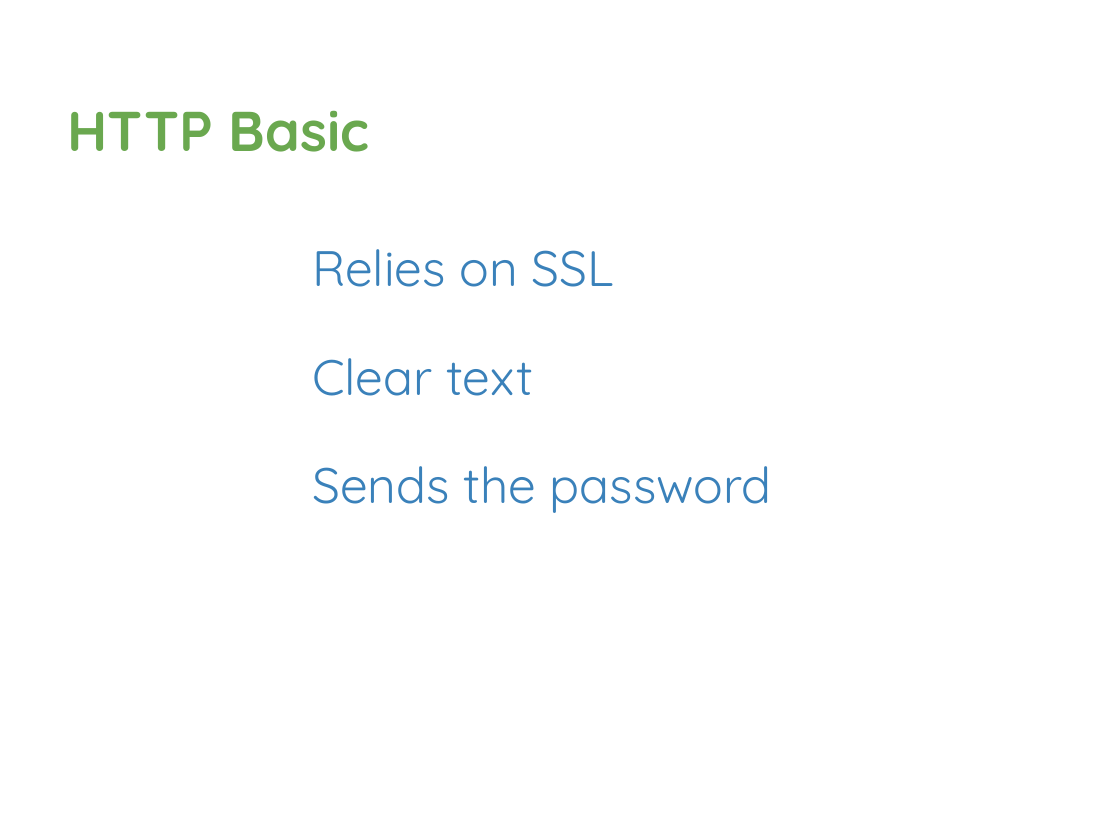
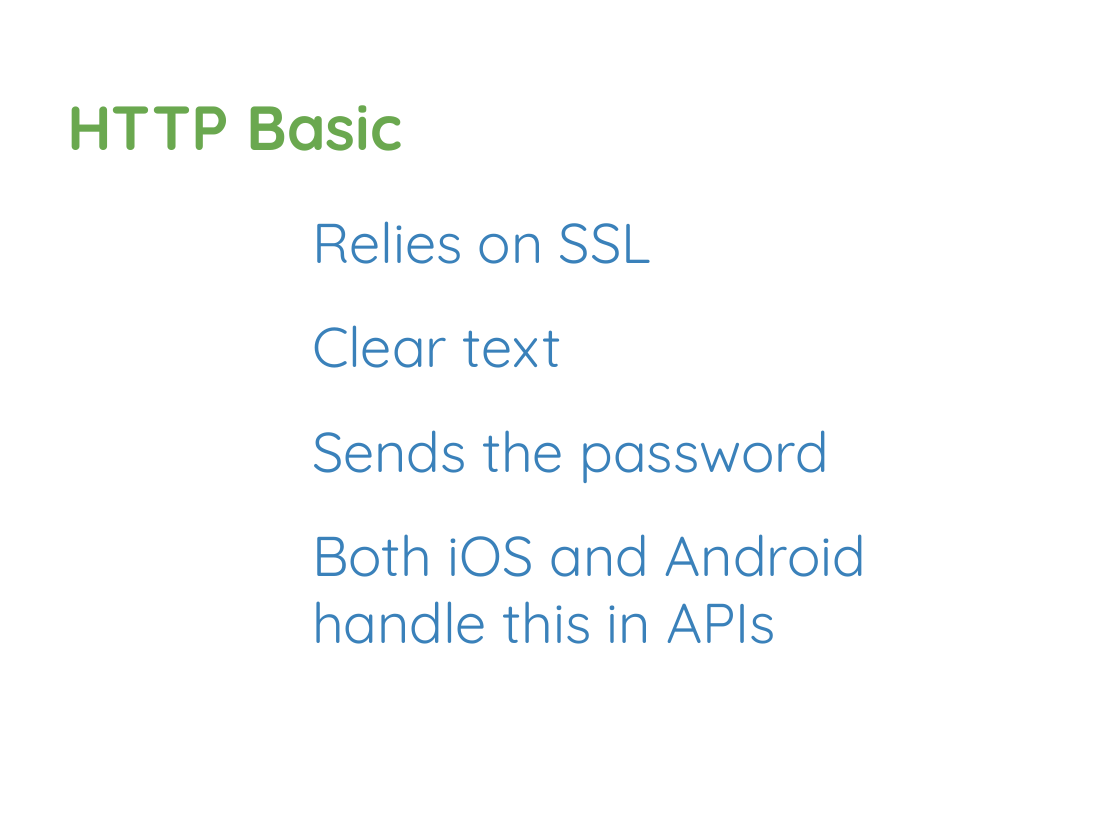
Before and after one commit to davetrux/gdgmidevfest-2017, a slide deck: slide 16 of MobileAuthWebWorld.pptx. Drawn at 1120x840 pixels with LibreOffice and Linux fonts; fonts in the diff are those of the drawing; background and template pictures are left out. Boxes give left, top, right and bottom in pixels: in the first picture for what was removed or moved away, otherwise in the second. Text is boxed around its words. In the diff, an @@ line names an element or a change of style, - is before the commit and + after.

```diff
--- a/MobileAuthWebWorld.pptx
+++ b/MobileAuthWebWorld.pptx
@@ title "HTTP Basic" at <box>67,105,402,151</box>: size 36 to 40 pt @@
@@ text at <box>312,221,828,483</box>: size 32 to 36 pt in "Relies on SSL", "Clear text", "Sends the password"; line spacing 1.5 to 1; more space between paragraphs @@
@@ text at <box>312,534,866,644</box>: paragraph added @@
+Both iOS and Android handle this in APIs
```
Also in this commit, not shown: 11 other slides changed, 3 slides added, 1 slide removed.
